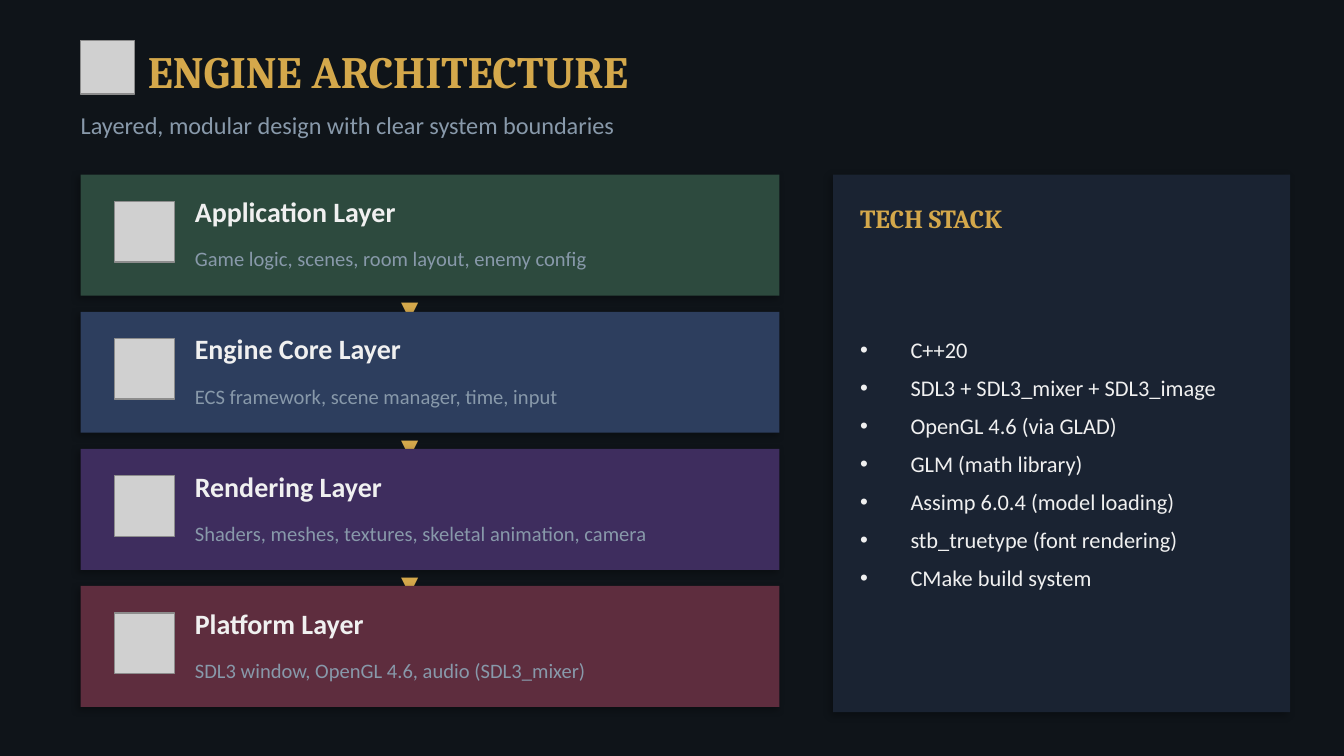
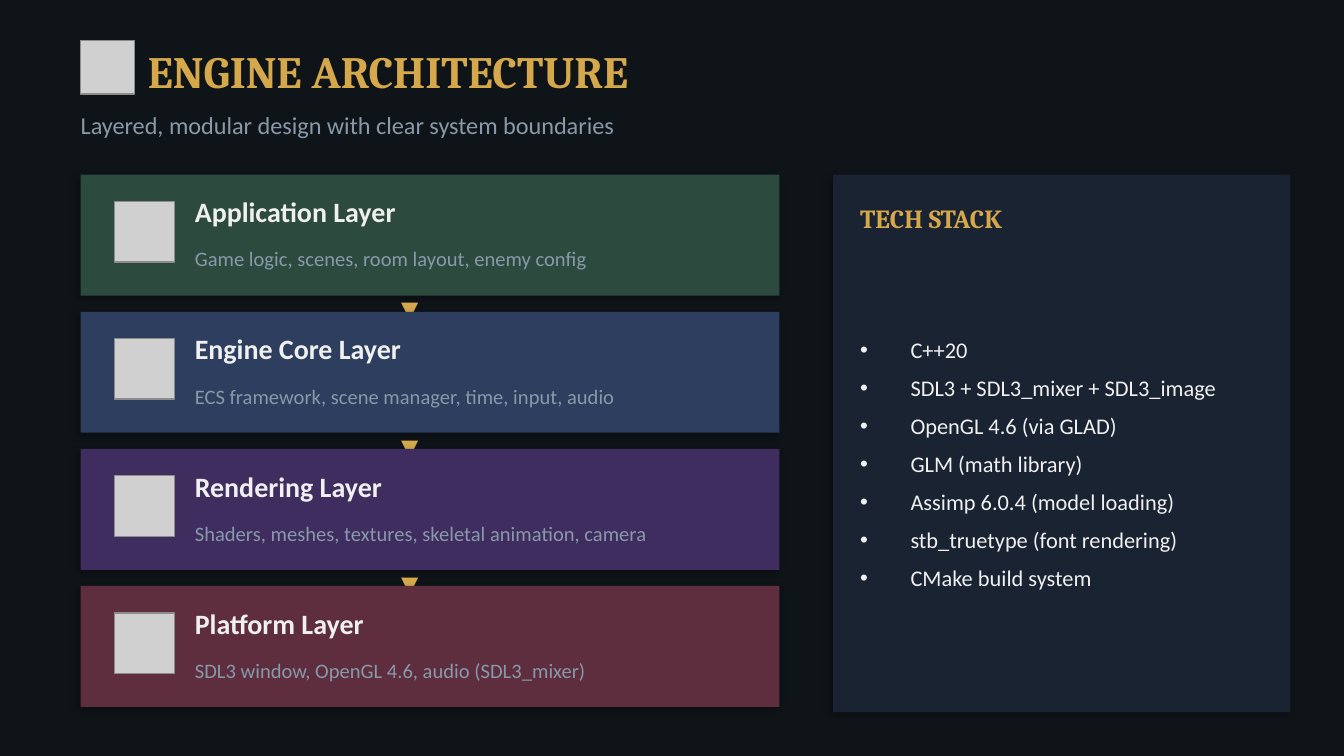
Before and after one commit to JosephDriedger/echoes-of-the-forgotten-keep, a slide deck: slide 2 of docs/EFK_Presentation.pptx. Drawn at 1344x756 pixels with LibreOffice and Linux fonts; fonts in the diff are those of the drawing; grey boxes stand for pictures. Boxes give left, top, right and bottom in pixels: in the first picture for what was removed or moved away, otherwise in the second. Text is boxed around its words. In the diff, an @@ line names an element or a change of style, - is before the commit and + after.

```diff
--- a/docs/EFK_Presentation.pptx
+++ b/docs/EFK_Presentation.pptx
@@ text at (195,390,614,408): text changed @@
-ECS framework, scene manager, time, input
+ECS framework, scene manager, time, input, audio
```
Also in this commit, not shown: 3 other slides changed.
